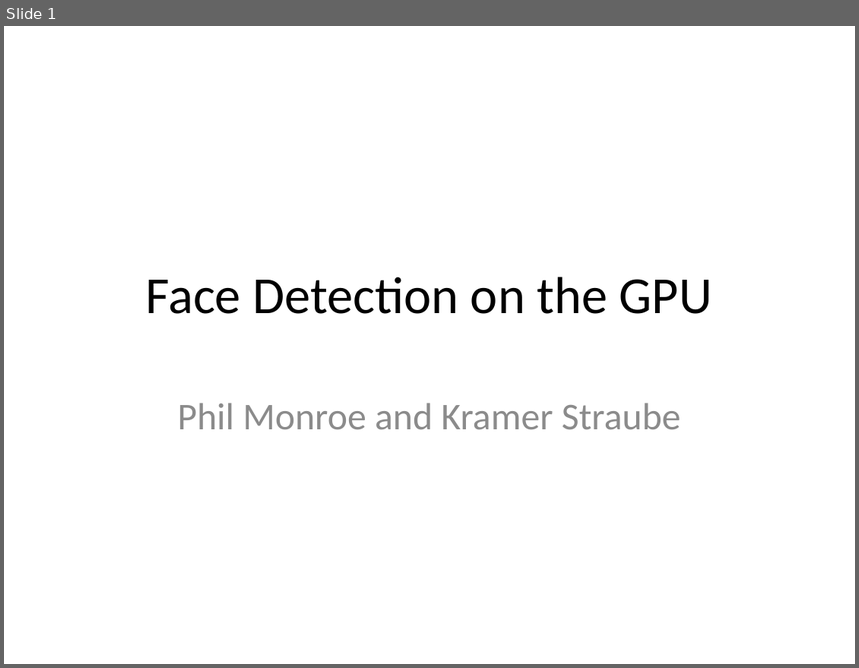
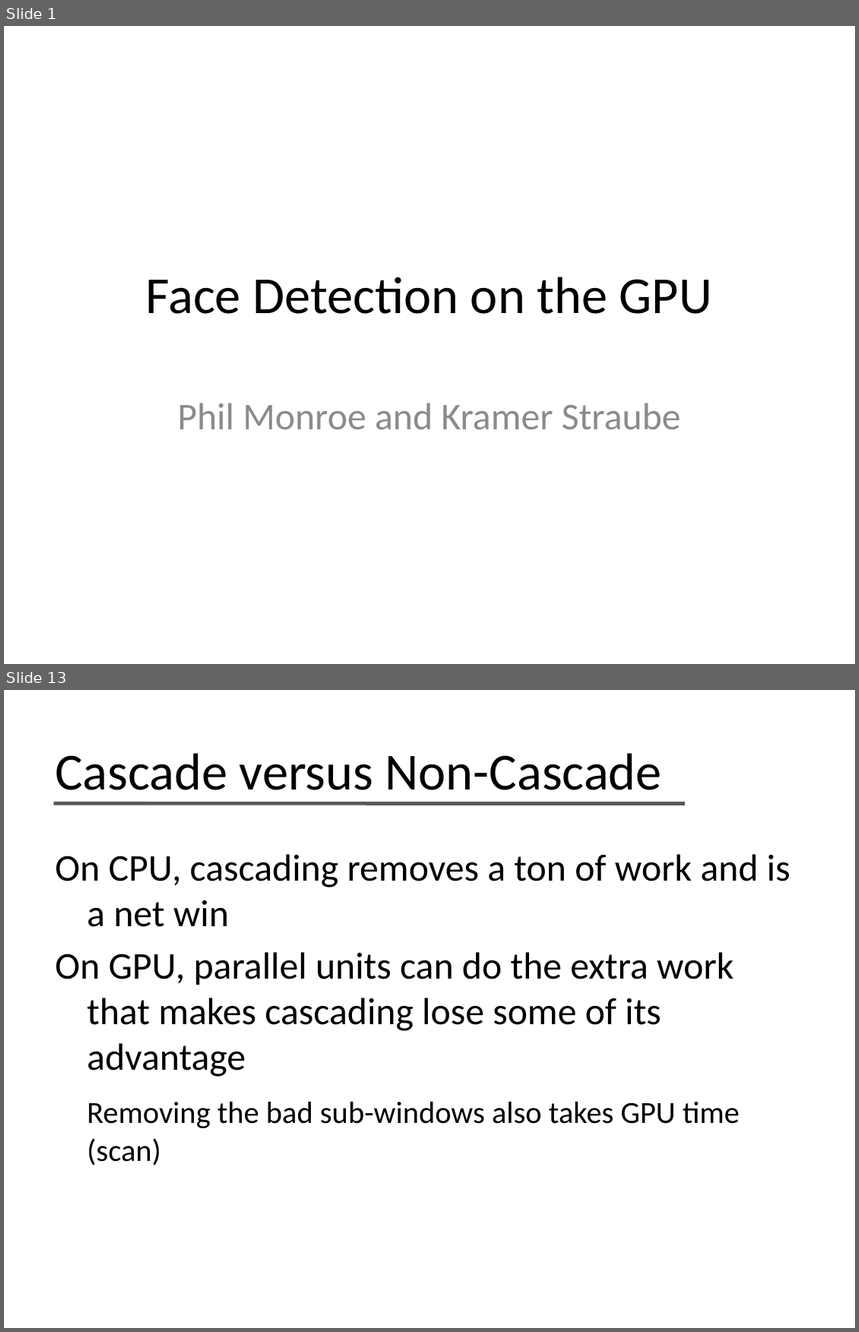
Before and after one commit to phil-monroe/EEC-277---GPU-Face-Detect, a slide deck: presentation/Face Detection on the GPU.pptx. Shown one above the other, each under a label of ours: slide 1 before the commit, slides 1 and 13 after it; the slides between them are not shown. The pictures are 859x668 and 859x1332 pixels, drawn with LibreOffice and Linux fonts; fonts in the diff are those of the drawing. Boxes give left, top, right and bottom in pixels: in the first picture for what was removed or moved away, otherwise in the second. Text is boxed around its words. In the diff, an @@ line names an element or a change of style, - is before the commit and + after.

```diff
--- a/presentation/Face Detection on the GPU.pptx
+++ b/presentation/Face Detection on the GPU.pptx
@@ slide 13 added at <box>4,690,855,1328</box>, background #FFFFFF @@
@@ title added at <box>55,753,662,790</box>, 44 pt, text #000000 @@
+Cascade versus Non-Cascade
@@ line added from (53, 803) to (685, 804), #595959 3 pt @@
@@ text added at <box>55,854,791,1166</box>, 32 pt, text #000000 @@
+On CPU, cascading removes a ton of work and is a net win
+On GPU, parallel units can do the extra work that makes cascading lose some of its advantage
+Removing the bad sub-windows also takes GPU time (scan)
```
Also in this commit, not shown: 8 slides changed, 4 other slides added, 3 other files.
